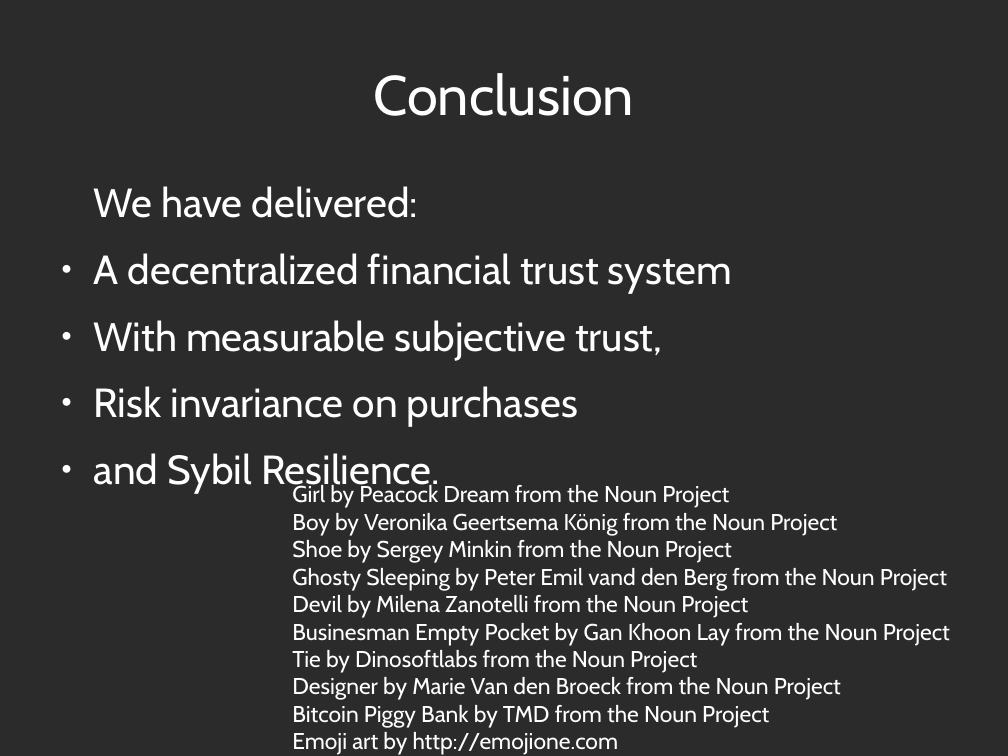
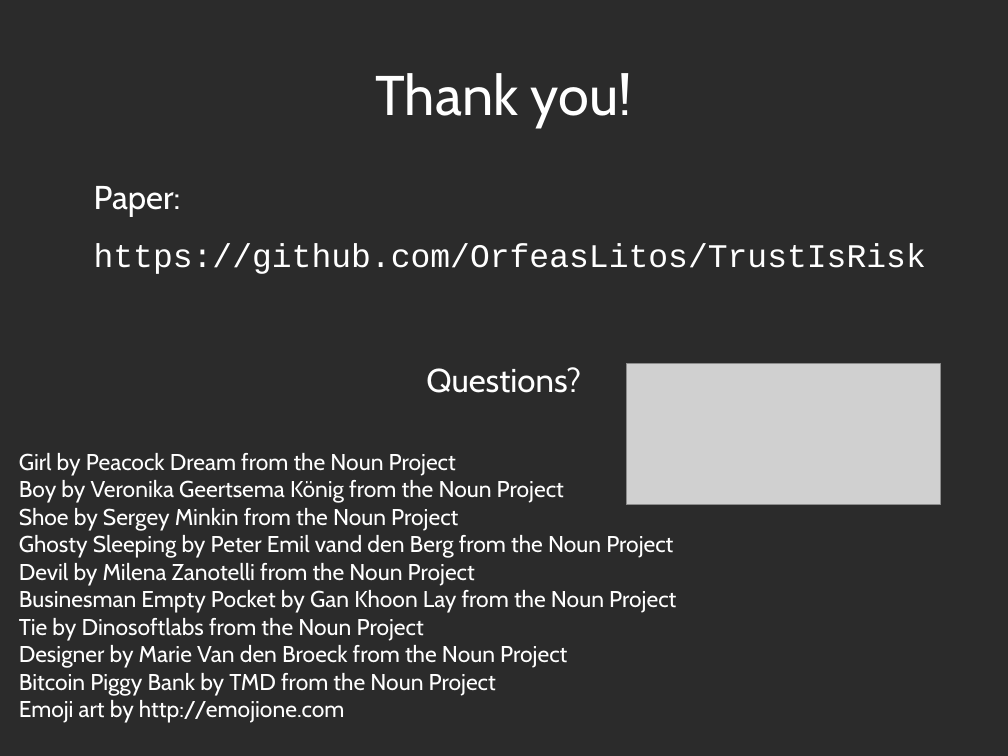
Before and after one commit to decrypto-org/TrustIsRisk, a slide deck: slide 41 of presentations/thesisDefense23-1-2017/thesisDefense32-1-2017desktop.odp (slide 38 before the commit). Drawn at 1008x756 pixels with LibreOffice and Linux fonts; fonts in the diff are those of the drawing; grey boxes stand for pictures; background and template pictures are left out; a plain dark background stands for a picture behind light text. Boxes give left, top, right and bottom in pixels: in the first picture for what was removed or moved away, otherwise in the second. Text is boxed around its words. In the diff, an @@ line names an element or a change of style, - is before the commit and + after.

```diff
--- a/presentations/thesisDefense23-1-2017/thesisDefense32-1-2017desktop.odp
+++ b/presentations/thesisDefense23-1-2017/thesisDefense32-1-2017desktop.odp
@@ title at (376,73,632,128): text changed @@
-Conclusion
+Thank you!
@@ text at (94,186,926,274): text changed; size 32 to 26 pt; font Cabin to Courier New @@
-We have delivered:
-● A decentralized financial trust system
-● With measurable subjective trust,
-● Risk invariance on purchases
-● and Sybil Resilience.
+Paper:
+https://github.com/OrfeasLitos/TrustIsRisk
@@ text added at (426,367,581,393), 26 pt, text #FFFFFF @@
+Questions?
@@ picture added at (627,363,940,505) @@
@@ text "Girl by Peacock Dream from ...": place and size @@
-text "Girl by Peacock Dream from ..." at (292,483,950,755)
+text "Girl by Peacock Dream from ..." at (19,453,676,723)
```
Also in this commit, not shown: 1 other slide changed, 3 slides added, 1 slide removed.
